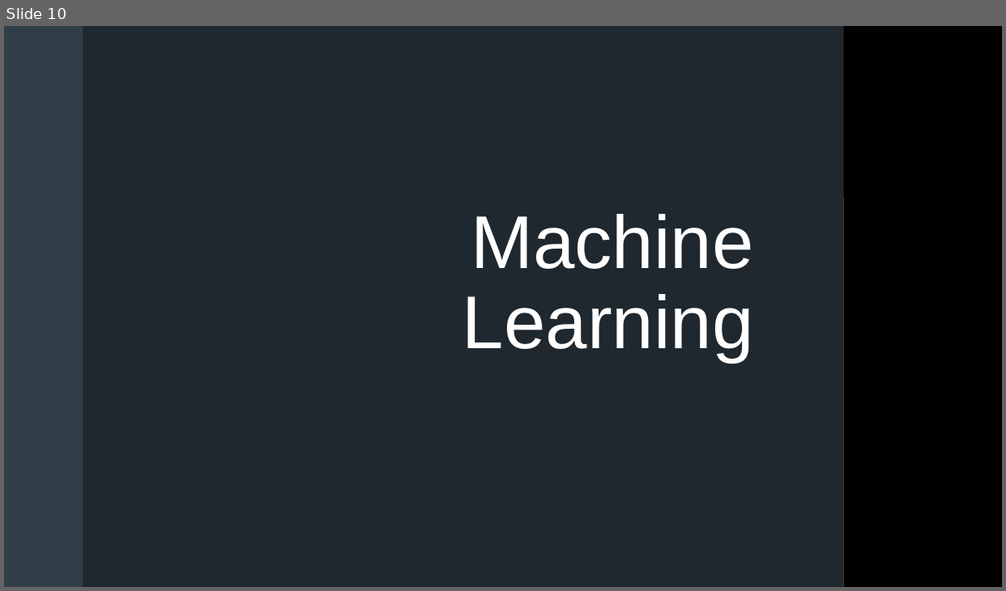
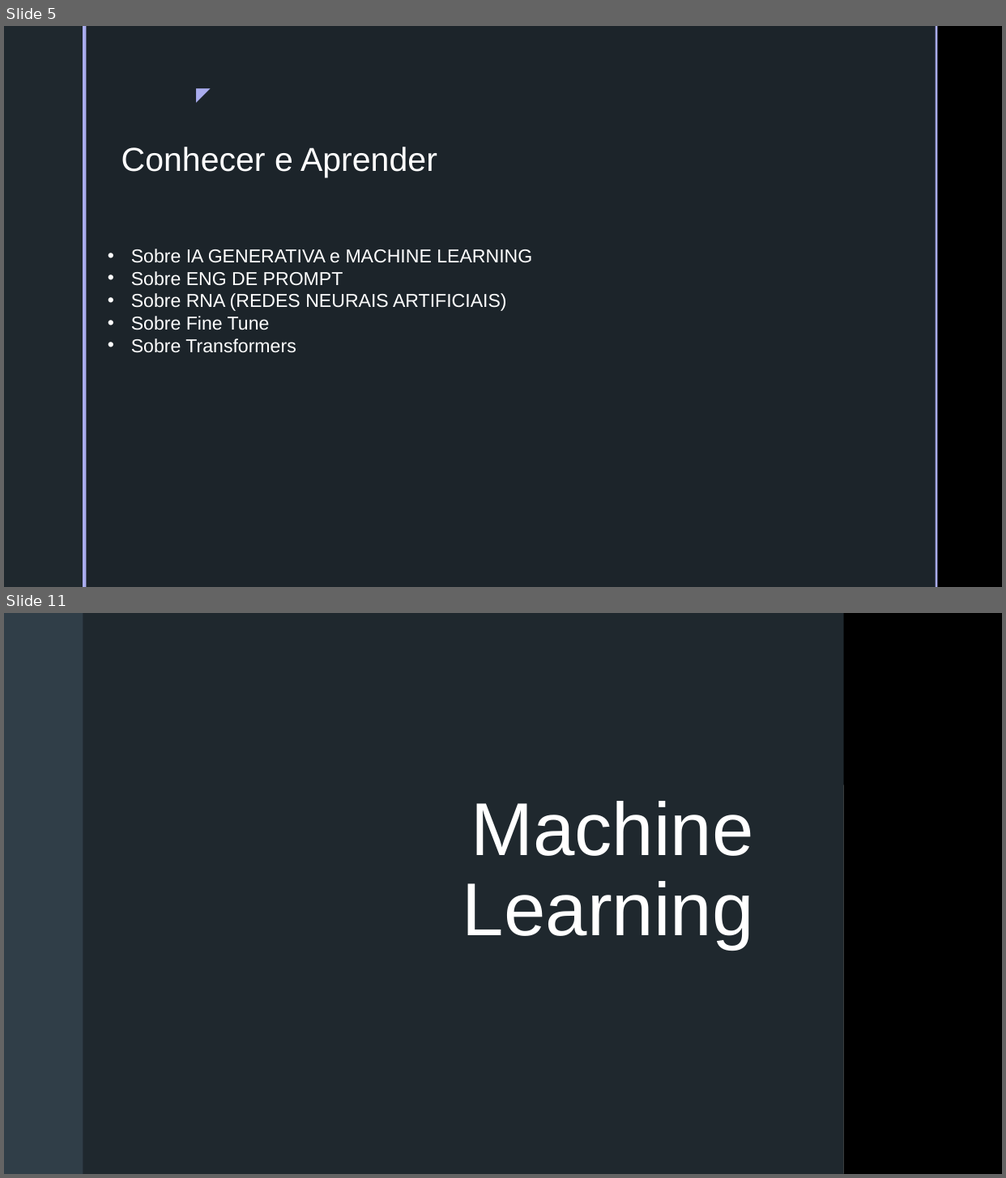
Before and after one commit to batestin1/code_the_future_diobot, a slide deck: materiais/LLM-DIO.pptx. Shown one above the other, each under a label of ours: slide 10 before the commit, slides 5 and 11 after it; the slides between them are not shown. The pictures are 1006x591 and 1006x1178 pixels, drawn with LibreOffice and Linux fonts; fonts in the diff are those of the drawing; grey boxes stand for pictures; background and template pictures are left out. Boxes give left, top, right and bottom in pixels: in the first picture for what was removed or moved away, otherwise in the second. Text is boxed around its words. In the diff, an @@ line names an element or a change of style, - is before the commit and + after.

```diff
--- a/materiais/LLM-DIO.pptx
+++ b/materiais/LLM-DIO.pptx
@@ slide 5 added at bbox=[4, 26, 1002, 587], background picture (left out); not listed: 2 template elements that a slide beside it also shows @@
@@ rectangle added at bbox=[4, 26, 83, 587], fill #1F282E @@
@@ rectangle added at bbox=[83, 26, 87, 587], fill #A9ACEE @@
@@ text added at bbox=[184, 79, 217, 109], 18 pt, text #A9ACEE @@
+◤
@@ text added at bbox=[121, 147, 437, 178], 32 pt, text #FFFFFF @@
+Conhecer e Aprender
@@ text added at bbox=[131, 249, 532, 353], 18 pt, text #FFFFFF @@
+• Sobre IA GENERATIVA e MACHINE LEARNING
+• Sobre ENG DE PROMPT
+• Sobre RNA (REDES NEURAIS ARTIFICIAIS)
+• Sobre Fine Tune
+• Sobre Transformers
@@ what was slide 10 is now slide 11 @@
```
Also in this commit, not shown: 5 slides changed, 10 other slides added, 17 slides removed, 1 other file.
